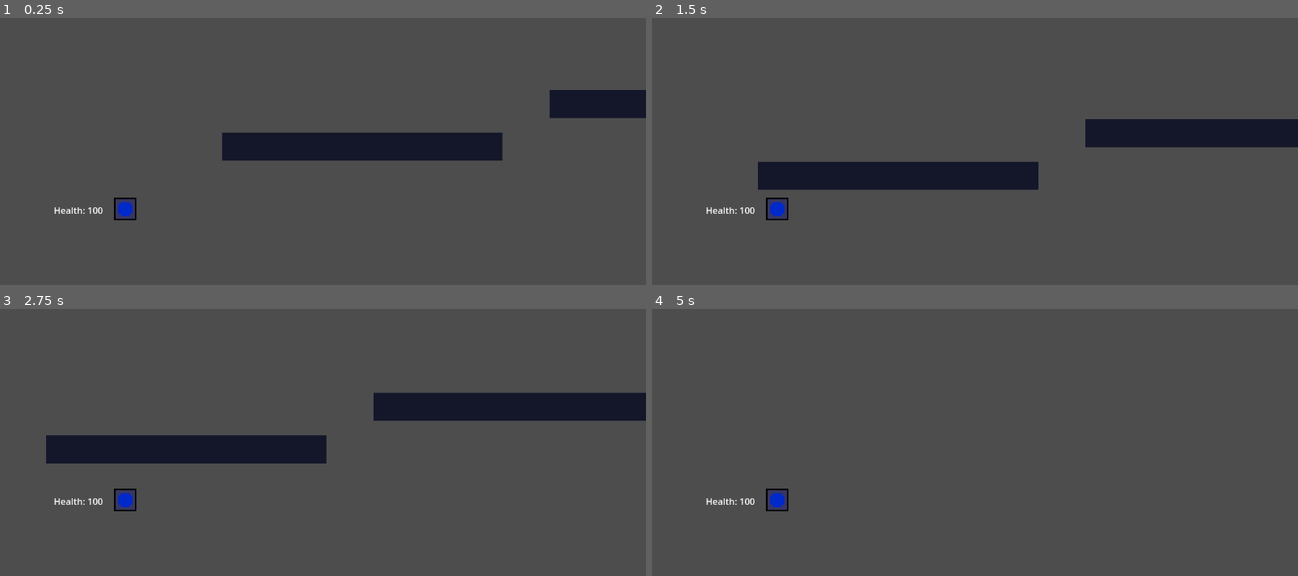
Above: before the commit, frames 1-4 (two rows, left to right).
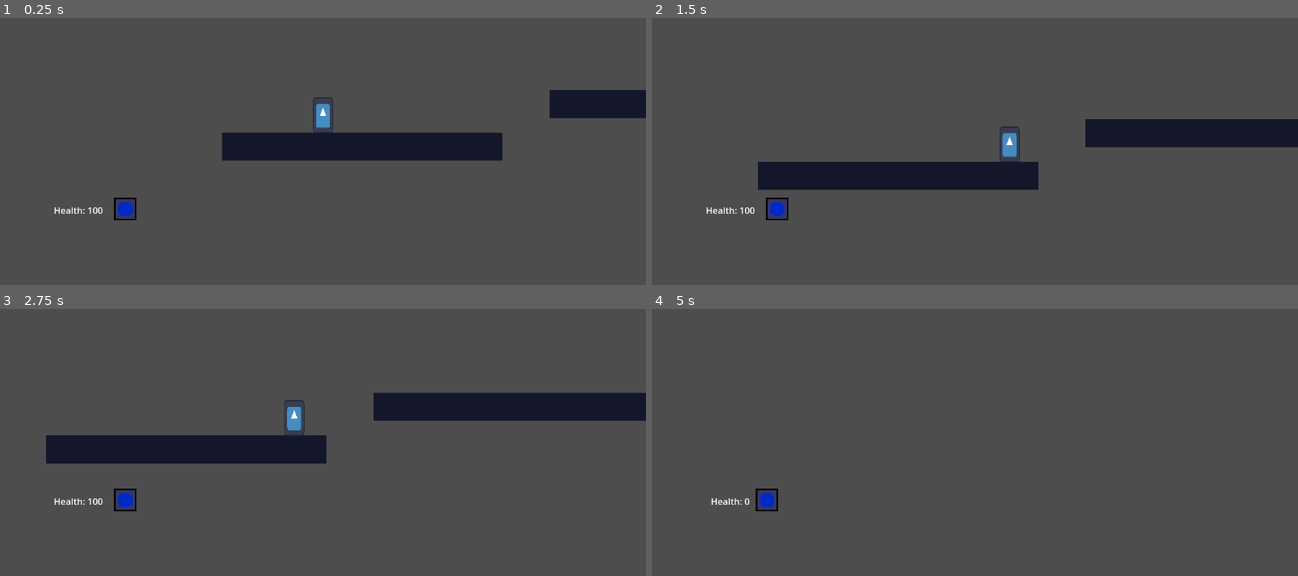
Above: after the commit, the same moments.

Repository: AthertonRoamer/Newton
Game: Godot game, scene res://test_world/test_world.tscn
Two runs of this game, one before a commit and one after it. Both use one fixed random seed, a clock stepped at 60 frames per second and the inputs below. This scene is started directly instead of the project's main scene. The engine's default icon, where the game draws it, is replaced by a stand-in: a white triangle on a blue panel in a dark square.
Inputs:
- Up to frame 1 (0.25 s): no input
- Up to frame 2 (1.5 s): tap Enter at 0.5 s; hold Shift (player_sprint) 0.53-1.28 s; hold D (player_right) from 0.53 s (still down); tap W (player_jump) at 0.77 s; tap Shift (player_sprint) at 1.35 s
- Up to frame 3 (2.75 s): tap W (player_jump) at 1.52 s; release D (player_right) at 2.03 s; hold A (player_left) from 2.03 s (still down); hold Shift (player_sprint) from 2.03 s (still down)
- Up to frame 4 (5 s): release A (player_left) at 2.78 s; release Shift (player_sprint) at 2.78 s; hold D (player_right) 2.78-4.28 s; tap Shift (player_sprint) at 2.85, 4.35 s; tap W (player_jump) at 3.02, 3.77, 4.52 s; hold Shift (player_sprint) 3.53-4.28 s; hold A (player_left) from 4.28 s (still down)

The runs differ from the first frame. In frame 1, 0.2% of the frame differs, in the area x 48-52%, y 29-44%; in frame 2, 0.3%; in frame 3, 0.2%; in frame 4, 0.4%, in the area x 8-22%, y 67-76%.

Commit message:
Modified spell system slightly and added a very important print statement

Diff:
--- a/Newton/hud/spell_display/spell_display.gd
+++ b/Newton/hud/spell_display/spell_display.gd
@@ -1,7 +1,7 @@
 class_name SpellDisplay
 extends TextureRect
 
-var spell_menu_data : SpellMenuData
+var spell : Spell
 
 func _ready() -> void:
-	$SpellTextureHolder.texture = spell_menu_data.texture
+	$SpellTextureHolder.texture = spell.menu_data.texture
--- a/Newton/hud/spell_display_manager/spell_display_manager.gd
+++ b/Newton/hud/spell_display_manager/spell_display_manager.gd
@@ -3,13 +3,14 @@
 
 
 @export var spell_display_scene : PackedScene
-var spells : Array[SpellMenuData] = []
+var spells : Array[Spell] = []
 
 
 func add_spell(spell : Spell) -> void:
-	spells.append(spell.menu_data)
+	print(str(spell.menu_data)) #removing this comment breaks the game
+	spells.append(spell)
 	var new_display : SpellDisplay = spell_display_scene.instantiate()
-	new_display.spell_menu_data = spell.menu_data
+	new_display.spell = spell
 	$HBoxContainer.add_child(new_display)
 
 	custom_minimum_size = $HBoxContainer.get_minimum_size()
--- a/Newton/player/player.gd
+++ b/Newton/player/player.gd
@@ -18,7 +18,9 @@
 var health : int = max_health:
 	set(v):
 		health = v
-		if health < 0:
+		Hud.health_display.health = health
+		if health <= 0:
+			health = 0
 			die()
 
 @export var spell_manager : SpellManager
@@ -86,7 +88,7 @@
 	move_and_slide()
 
 	if position.y > death_altitude:
-		take_damage(max_health)
+		health = 0
 
 
 func equip_spell(spell_scene : PackedScene) -> void:
--- a/Newton/player/player.tscn
+++ b/Newton/player/player.tscn
@@ -13,7 +13,6 @@
 spell_manager = NodePath("SpellManager")
 
 [node name="Sprite2D" type="Sprite2D" parent="."]
-visible = false
 scale = Vector2(0.28125, 0.5)
 texture = ExtResource("1_by2s4")
 
--- a/Newton/player/spells/spell.gd
+++ b/Newton/player/spells/spell.gd
@@ -1,5 +1,9 @@
 extends Node
 class_name Spell
+
+signal available_changed(available : bool)
+signal time_till_available_changed(time_till_available : float)
+signal selected_changed(selected : bool)
 
 var player : Player
 
@@ -13,6 +17,24 @@
 var charge_time : float = 0
 var current_recharge_time : float = 0
 
+var selected : bool = false:
+	set(v):
+		if v != selected:
+			selected = v
+			selected_changed.emit(selected)
+
+var available : bool = true:
+	set(v):
+		if v != available:
+			available = v
+			available_changed.emit(available)
+
+var time_till_available : float = 0.0:
+	set(v):
+		if v != time_till_available:
+			time_till_available = v
+			time_till_available_changed.emit(time_till_available)
+
 enum state_options {IDLE, CHARGING, FIRING, RECHARGING}
 var state : int = state_options.IDLE
 
@@ -23,7 +45,7 @@
 
 func cast() -> void:
 	charge_time = 0
-	menu_data.available = false
+	available = false
 	if fire_duration != 0.0 and fire_duration_timer != null:
 		fire_duration_timer.wait_time = fire_duration
 		fire_duration_timer.start()
@@ -43,7 +65,8 @@
 
 func end_recharge() -> void:
 	state = state_options.IDLE
-	menu_data.available = true
+	available = true
+	time_till_available = 0
 
 
 func _process(delta) -> void:
@@ -54,3 +77,5 @@
 			current_recharge_time += delta
 			if current_recharge_time >= recharge_time:
 				end_recharge()
+			else:
+				time_till_available = recharge_time - current_recharge_time
--- a/Newton/player/spells/spell_manager/spell_manager.gd
+++ b/Newton/player/spells/spell_manager/spell_manager.gd
@@ -7,6 +7,6 @@
 	if num <= get_child_count() - 1:
 		var new_selected_spell = get_child(num)
 		if selected_spell != new_selected_spell:
-			selected_spell.menu_data.selected = false
+			selected_spell.selected = false
 			selected_spell = new_selected_spell
-			selected_spell.menu_data.selected = true
+			selected_spell.selected = true
--- a/Newton/player/spells/spell_menu_data.gd
+++ b/Newton/player/spells/spell_menu_data.gd
@@ -1,28 +1,7 @@
 class_name SpellMenuData
 extends Resource
 
-signal available_changed(available : bool)
-signal time_till_available_changed(time_till_available : float)
-signal selected_changed(selected : bool)
 
 @export var texture : Texture
 @export var name : String
 @export var description : String
-
-var selected : bool = false:
-	set(v):
-		if v != selected:
-			selected = v
-			selected_changed.emit(selected)
-
-var available : bool = true:
-	set(v):
-		if v != available:
-			available = v
-			available_changed.emit(available)
-
-var time_till_available : float = 0.0:
-	set(v):
-		if v != time_till_available:
-			time_till_available = v
-			time_till_available_changed.emit(time_till_available)
